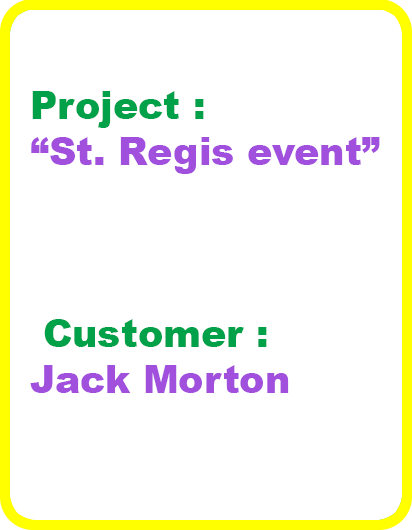
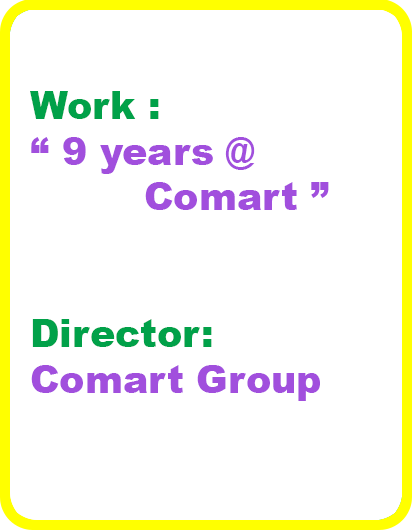
Two versions of the same layered image (w=412, h=530). Layer-by-layer changes:
renamed "Project : “St. Regis event” Customer : Jack Morton" to "Work : “ 9 years @ Comart ” Director: Comart Group", painted on it over [30, 91, 380, 401]
